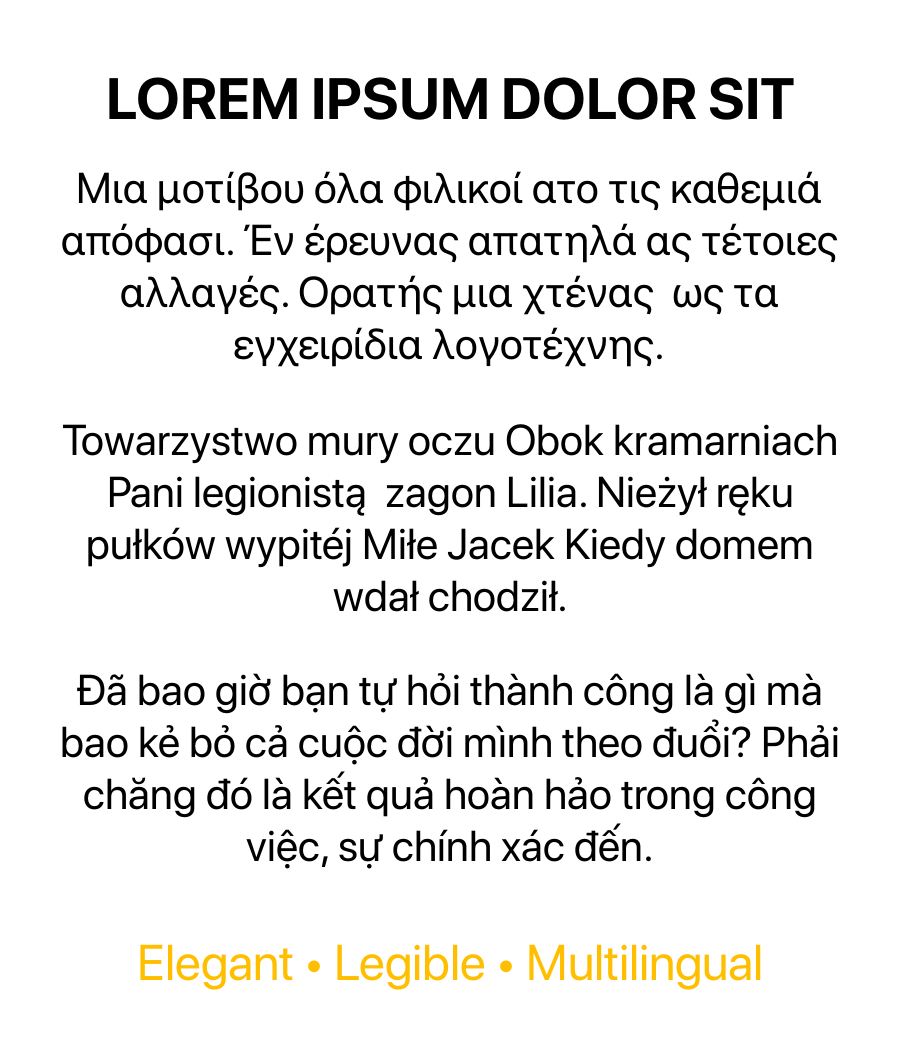
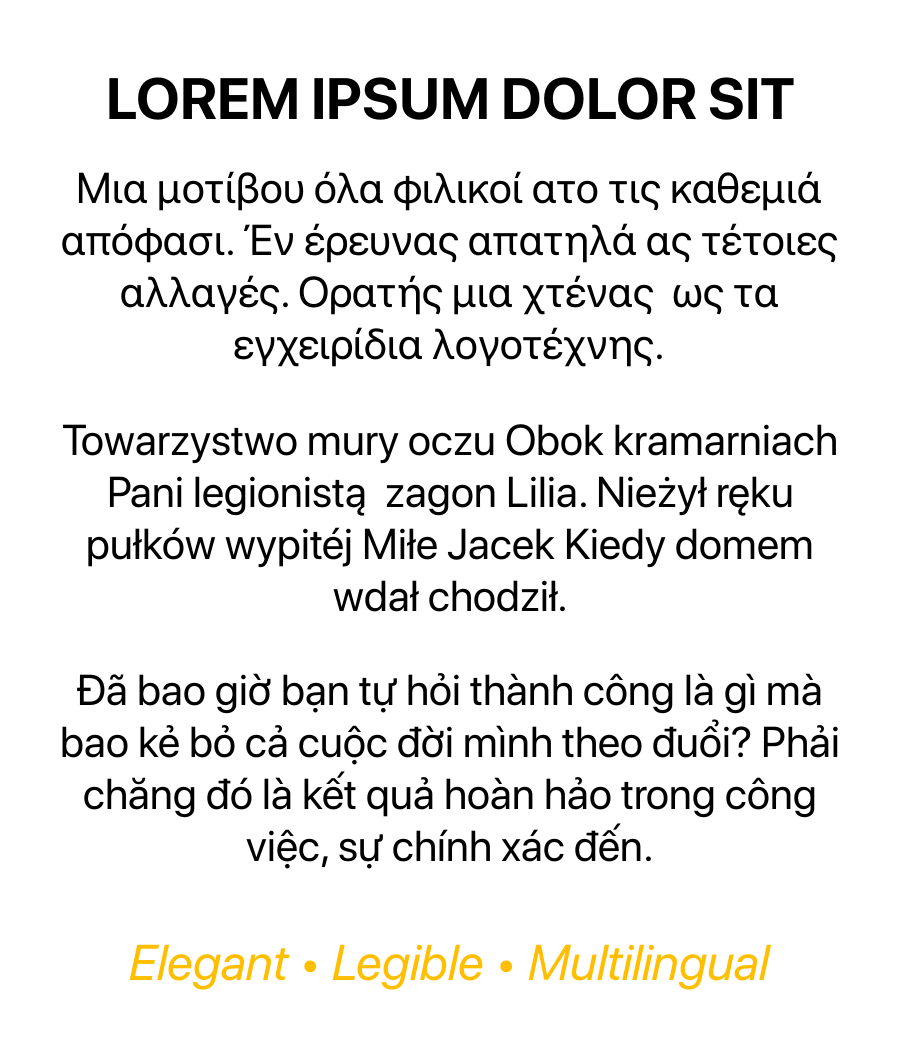
Comparing the layer stacks of the two (900, 1064) images. Changes:
painted on "Elegant • Legible • Multilingu..." over [129, 944, 772, 990]
